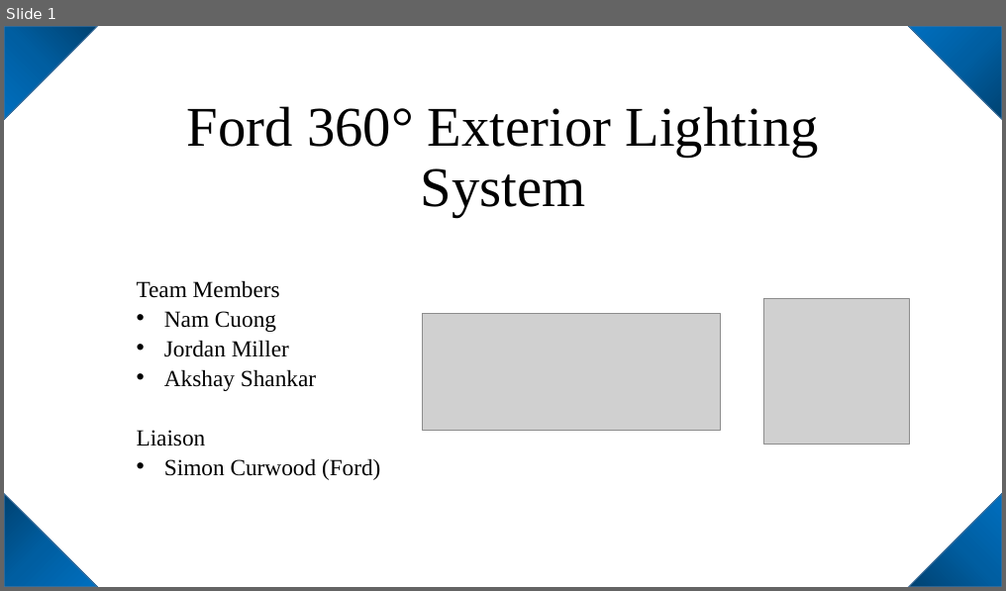
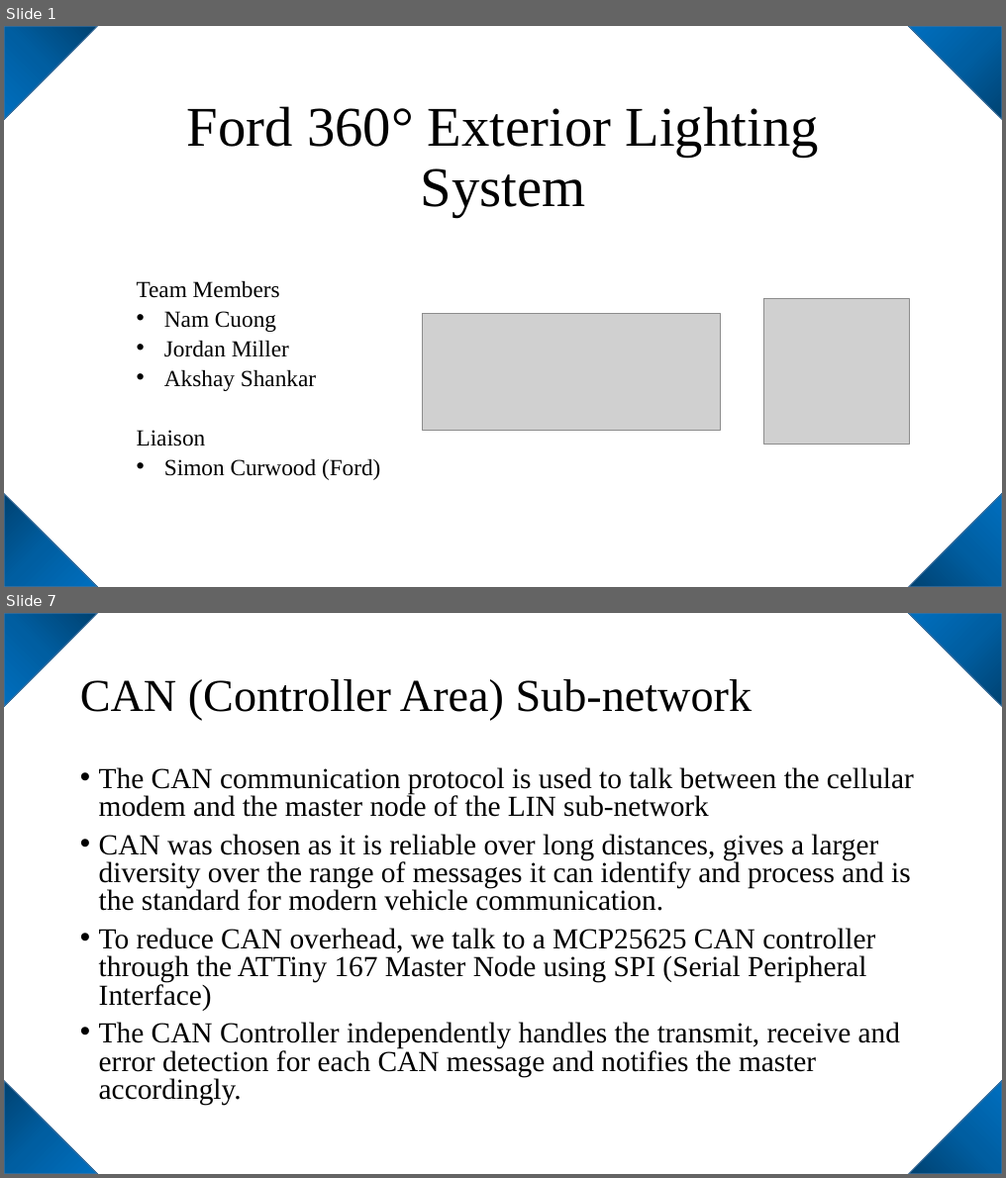
Before and after one commit to jordanm1/AVR-Ford-Lighting-Project, a slide deck: Ford 360° Exterior Lighting System.pptx. Shown one above the other, each under a label of ours: slide 1 before the commit, slides 1 and 7 after it; the slides between them are not shown. The pictures are 1006x591 and 1006x1178 pixels, drawn with LibreOffice and Linux fonts; fonts in the diff are those of the drawing; grey boxes stand for pictures. Boxes give left, top, right and bottom in pixels: in the first picture for what was removed or moved away, otherwise in the second. Text is boxed around its words. In the diff, an @@ line names an element or a change of style, - is before the commit and + after.

```diff
--- a/Ford 360° Exterior Lighting System.pptx
+++ b/Ford 360° Exterior Lighting System.pptx
@@ slide 7 added at bbox=[4, 613, 1002, 1174], background #FFFFFF @@
@@ triangle added at bbox=[4, 613, 98, 707], fill gradient #004272 to #005EA2 to #0070C0, outline #43739E 1 pt @@
@@ triangle added at bbox=[908, 613, 1002, 707], fill gradient #004272 to #005EA2 to #0070C0, outline #43739E 1 pt @@
@@ title added at bbox=[80, 679, 752, 721], 44 pt, text #000000 @@
+CAN (Controller Area) Sub-network
@@ text added at bbox=[99, 767, 914, 1105], 28 pt, text #000000 @@
+• The CAN communication protocol is used to talk between the cellular modem and the master node of the LIN sub-network
+• CAN was chosen as it is reliable over long distances, gives a larger diversity over the range of messages it can identify and process and is the standard for modern vehicle communication.
+• To reduce CAN overhead, we talk to a MCP25625 CAN controller through the ATTiny 167 Master Node using SPI (Serial Peripheral Interface)
+• The CAN Controller independently handles the transmit, receive and error detection for each CAN message and notifies the master accordingly.
@@ triangle added at bbox=[4, 1081, 98, 1174], fill gradient #004272 to #005EA2 to #0070C0, outline #43739E 1 pt @@
@@ triangle added at bbox=[908, 1081, 1002, 1174], fill gradient #004272 to #005EA2 to #0070C0, outline #43739E 1 pt @@
```
Also in this commit, not shown: 2 slides changed, 7 other slides added, 1 slide removed.
